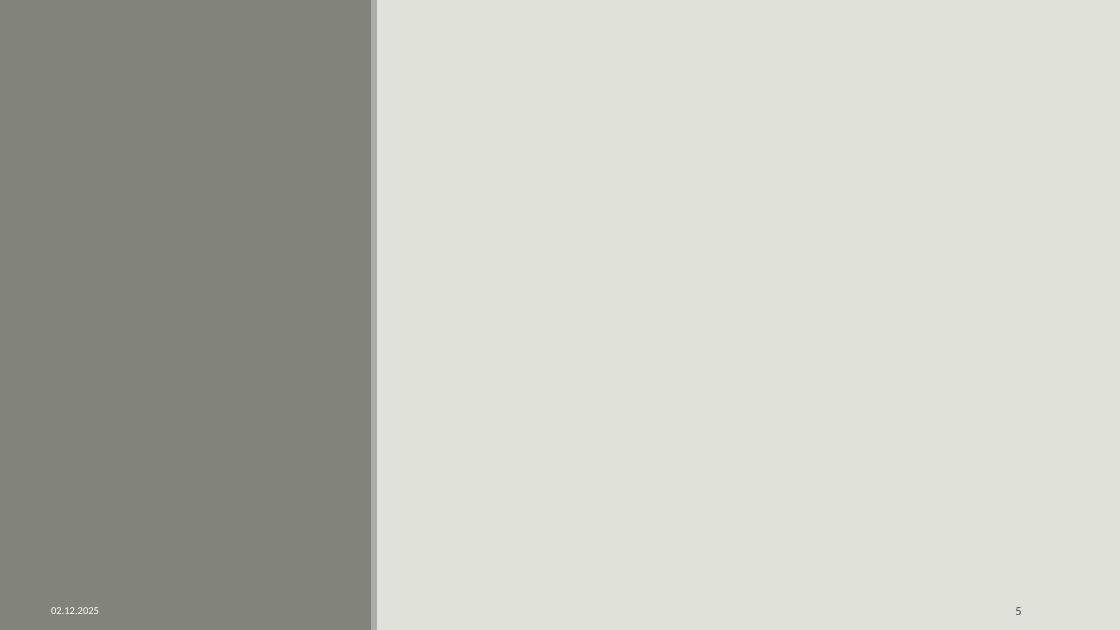
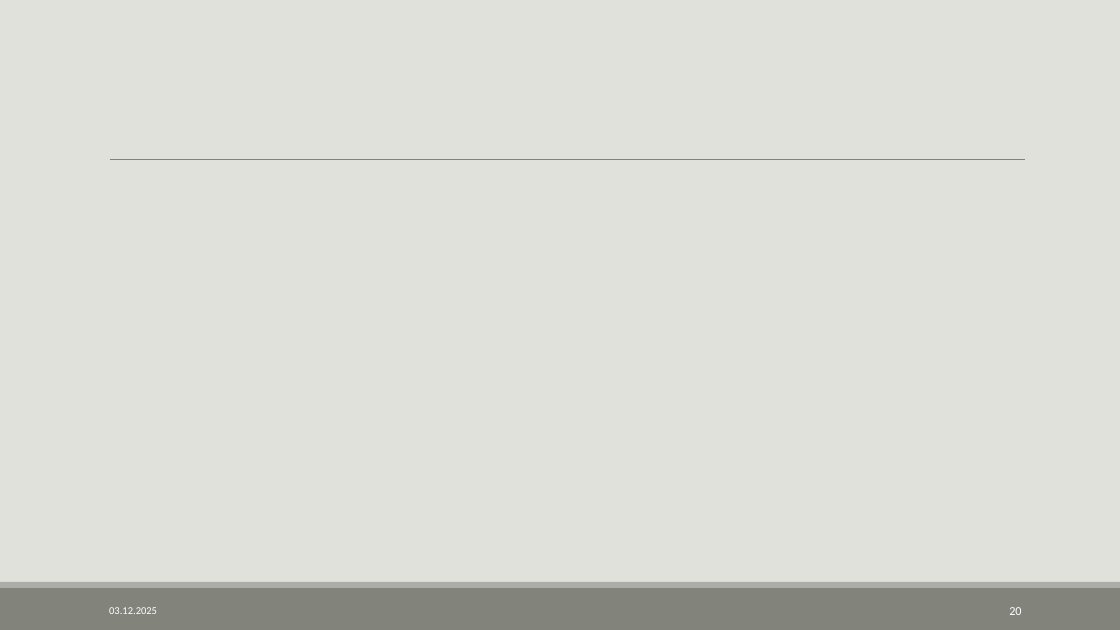
Before and after one commit to AVKazmirchuk/SearchEngine, a slide deck: slide 20 of presentation/защита.pptx (slide 5 before the commit). Drawn at 1120x630 pixels with LibreOffice and Linux fonts; fonts in the diff are those of the drawing. Boxes give left, top, right and bottom in pixels: in the first picture for what was removed or moved away, otherwise in the second. Text is boxed around its words. In the diff, an @@ line names an element or a change of style, - is before the commit and + after.

```diff
--- a/presentation/защита.pptx
+++ b/presentation/защита.pptx
@@ rectangle removed at (0,0,372,630) @@
@@ rectangle removed at (371,0,377,630) @@
@@ line added from (110, 160) to (1026, 160), #808080 0.5 pt @@
@@ rectangle added at (0,588,1120,630), fill #82847C @@
@@ rectangle added at (0,582,1120,588), fill #ACADA8 @@
@@ text at (109,607,157,614): text changed @@
-02.12.2025
+03.12.2025
@@ page number at (1009,607,1021,615): text changed; text colour #514949 to #FFFFFF @@
-5
+20
```
Also in this commit, not shown: 24 other slides changed, 1 slide added, 1 slide removed, 40 other files.
